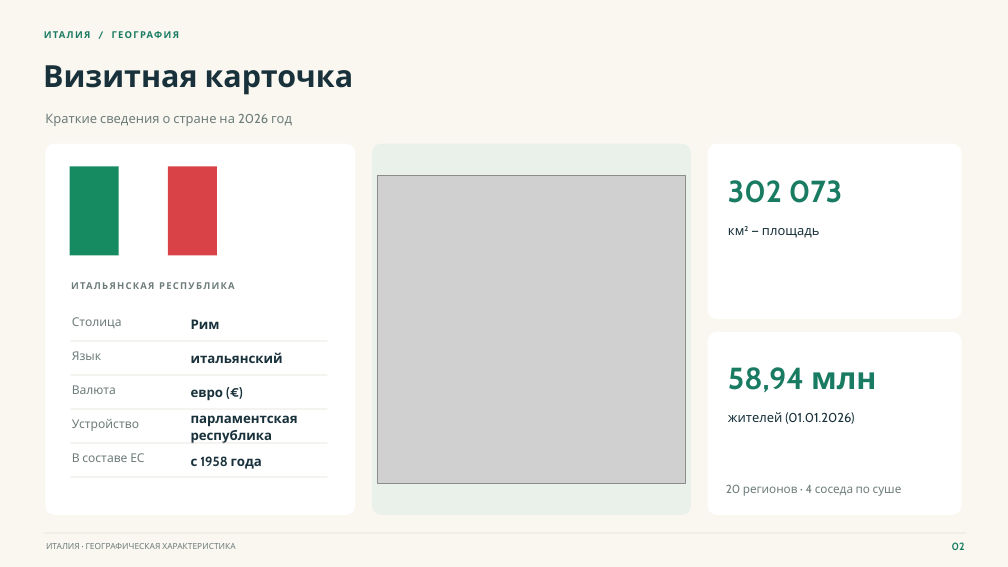
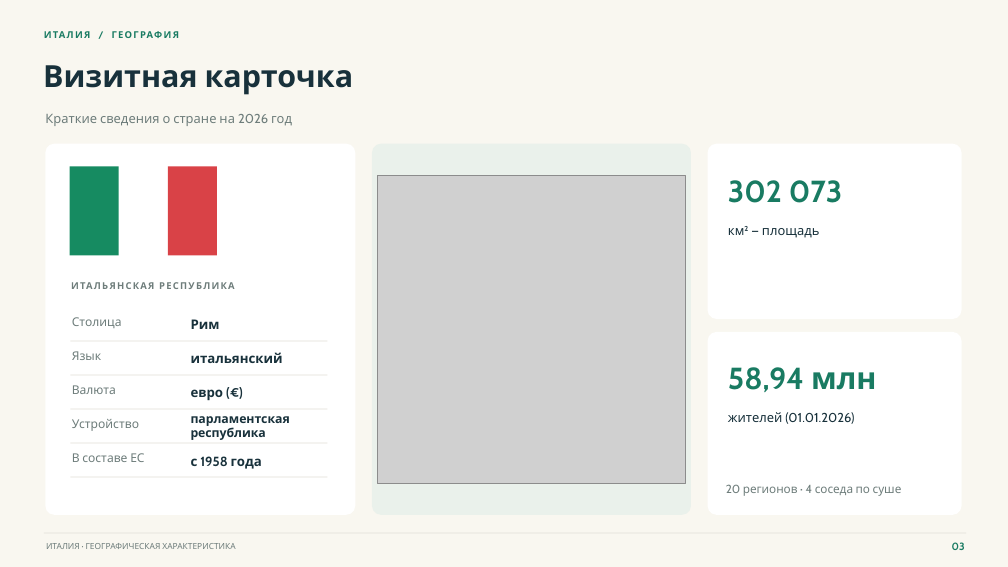
Before and after one commit to Veterno/italy, a slide deck: slide 3 of downloads/Италия_презентация_без_источников.pptx (slide 2 before the commit). Drawn at 1008x567 pixels with LibreOffice and Linux fonts; fonts in the diff are those of the drawing; grey boxes stand for pictures. Boxes give left, top, right and bottom in pixels: in the first picture for what was removed or moved away, otherwise in the second. Text is boxed around its words. In the diff, an @@ line names an element or a change of style, - is before the commit and + after.

```diff
--- a/downloads/Италия_презентация_без_источников.pptx
+++ b/downloads/Италия_презентация_без_источников.pptx
@@ text "парламентская республика" at (x1=191, y1=416, x2=290, y2=440): size 12.6 to 11.7 pt; line spacing 1.04 to 0.94 @@
```
Also in this commit, not shown: 13 other slides changed, 1 slide added.
